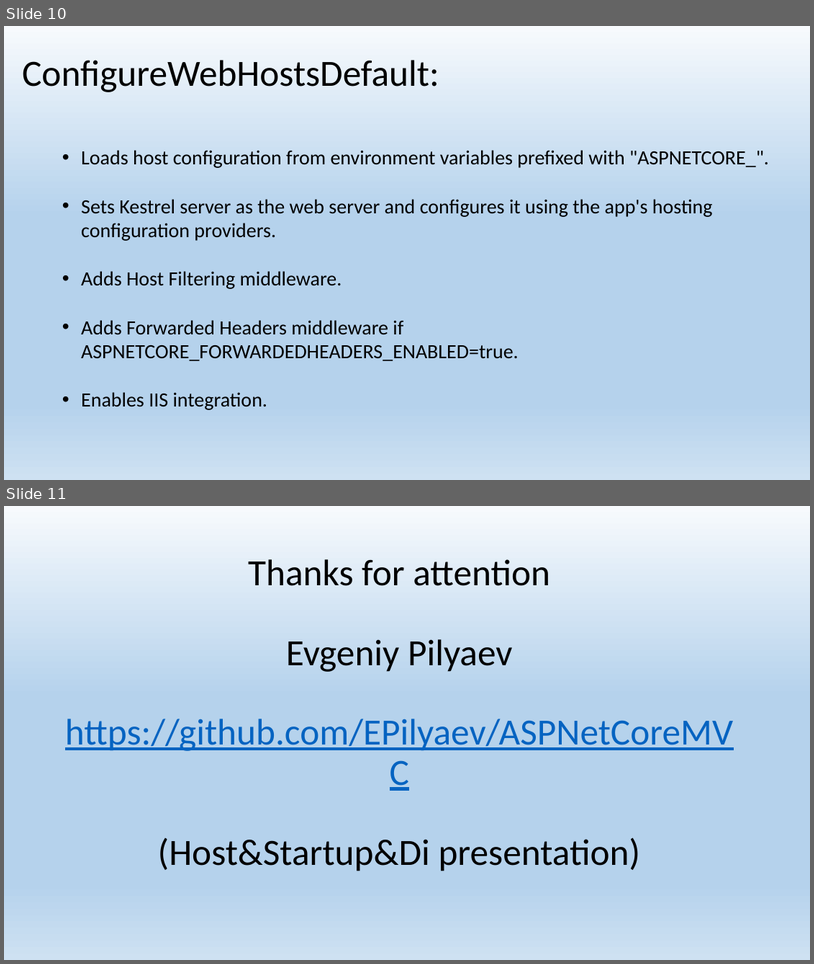
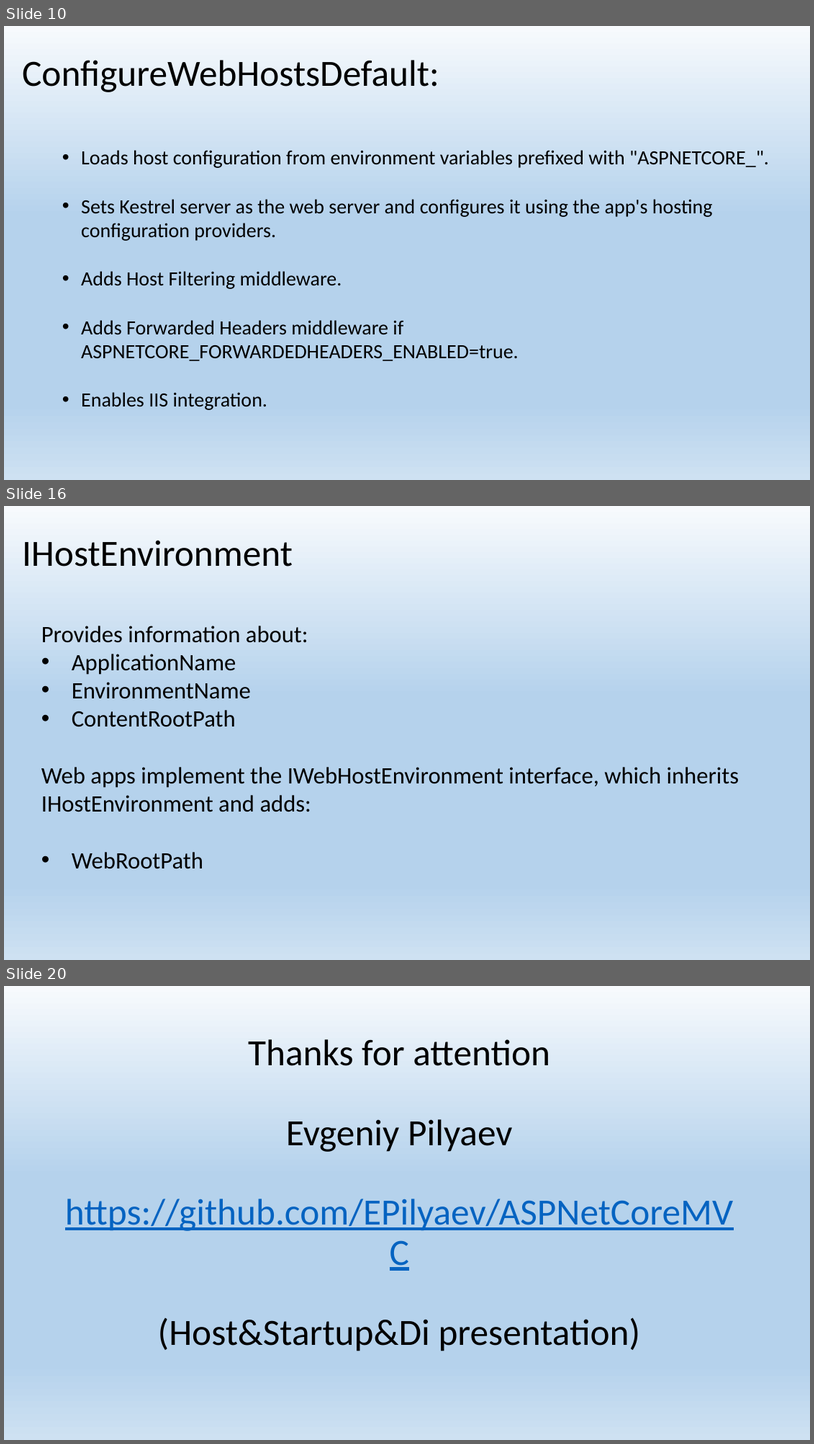
Before and after one commit to EPilyaev/ASPNetCoreMVC, a slide deck: Host&Startup&Di.pptx. Shown one above the other, each under a label of ours: slides 10 and 11 before the commit, slides 10, 16 and 20 after it; the slides between them are not shown. The pictures are 814x964 and 814x1444 pixels, drawn with LibreOffice and Linux fonts; fonts in the diff are those of the drawing. Boxes give left, top, right and bottom in pixels: in the first picture for what was removed or moved away, otherwise in the second. Text is boxed around its words. In the diff, an @@ line names an element or a change of style, - is before the commit and + after.

```diff
--- a/Host&Startup&Di.pptx
+++ b/Host&Startup&Di.pptx
@@ slide 16 added at (x1=4, y1=506, x2=810, y2=960), background gradient #F7FAFD to #B5D2EC to #CEE1F2 @@
@@ title added at (x1=22, y1=540, x2=293, y2=566), 44 pt, text #000000 @@
+IHostEnvironment
@@ text added at (x1=41, y1=626, x2=740, y2=869), 28 pt, text #000000 @@
+Provides information about:
+• ApplicationName
+• EnvironmentName
+• ContentRootPath
+Web apps implement the IWebHostEnvironment interface, which inherits IHostEnvironment and adds:
+• WebRootPath
@@ what was slide 11 is now slide 20 @@
```
Also in this commit, not shown: 8 other slides added, 1 other file.
